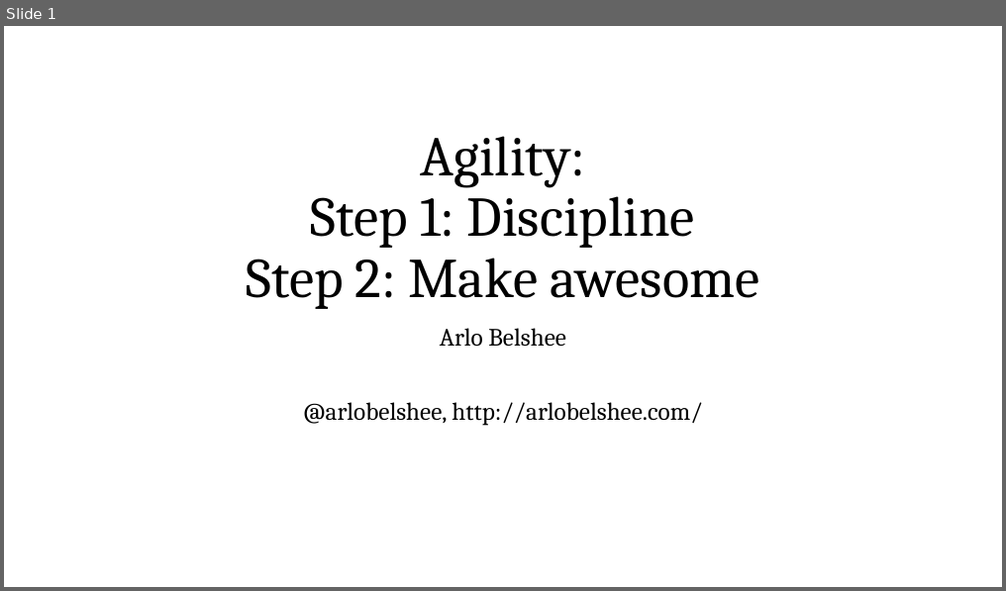
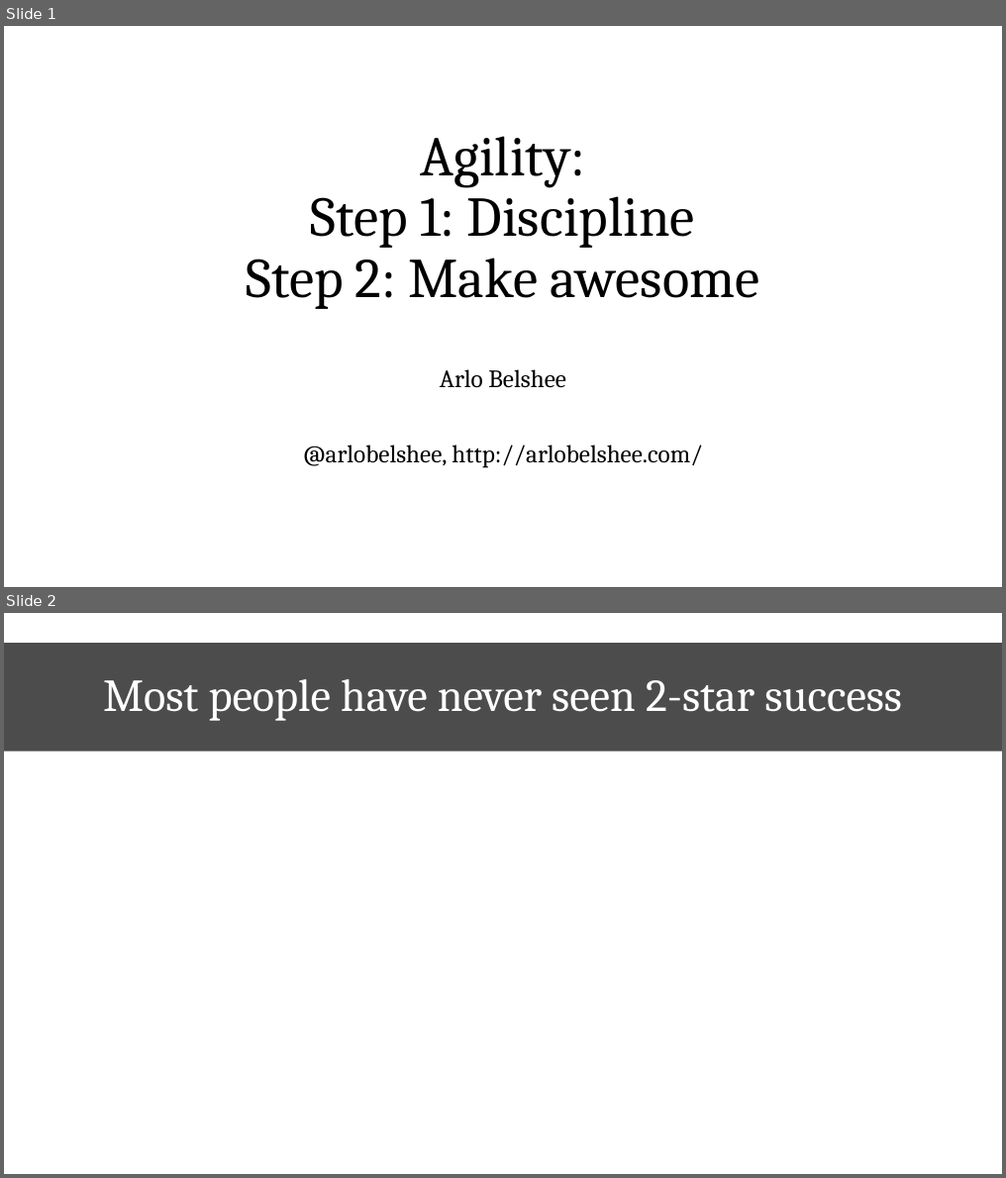
Before and after one commit to arlobelshee/Presentations, a slide deck: top teams/top teams.pptx. Shown one above the other, each under a label of ours: slide 1 before the commit, slides 1 and 2 after it. The pictures are 1006x591 and 1006x1178 pixels, drawn with LibreOffice and Linux fonts; fonts in the diff are those of the drawing; background and template pictures are left out. Boxes give left, top, right and bottom in pixels: in the first picture for what was removed or moved away, otherwise in the second. Text is boxed around its words. In the diff, an @@ line names an element or a change of style, - is before the commit and + after.

```diff
--- a/top teams/top teams.pptx
+++ b/top teams/top teams.pptx
@@ slide 2 added at (4,613,1002,1174), background picture (left out) @@
@@ title added at (4,643,1002,752), fill #000000 at 70% opacity, 44 pt, text #FFFFFF @@
+Most people have never seen 2-star success
@@ slide 1 changed as well @@
@@ subtitle "Arlo Belshee": place and size @@
-subtitle "Arlo Belshee" at (303,328,702,426)
+subtitle "Arlo Belshee" at (303,370,702,469)
```
Also in this commit, not shown: 20 other slides added.
